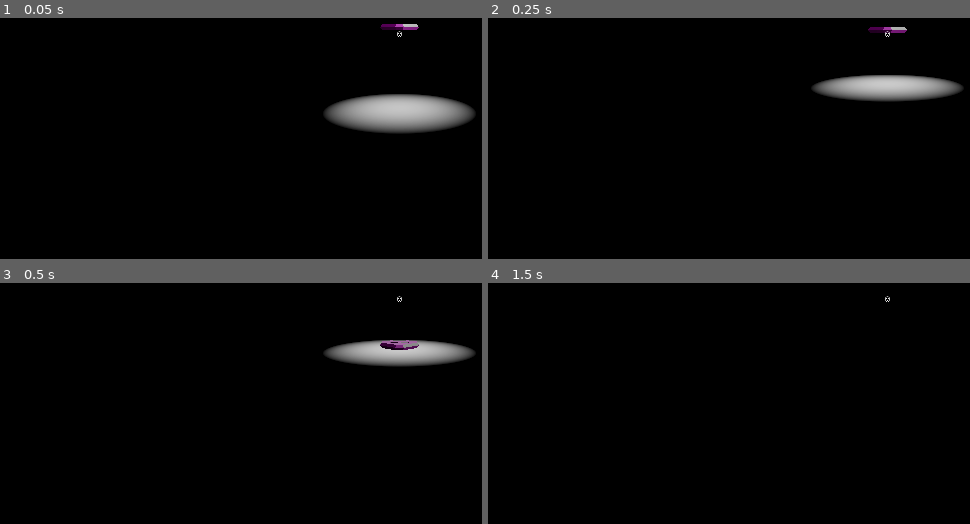
Above: before the commit, frames 1-4 (two rows, left to right).
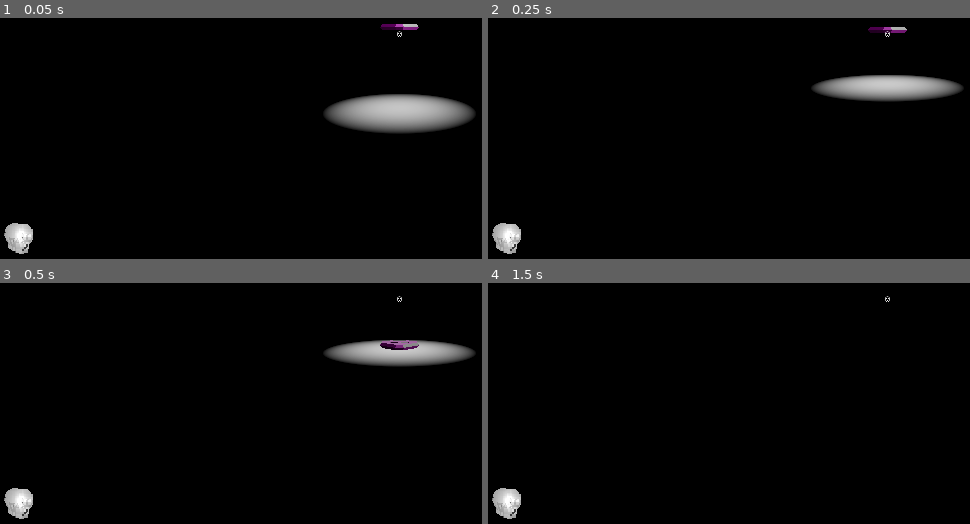
Above: after the commit, the same moments.

Repository: NykolaR/GGJ2026
Game: Godot game, scene res://scenes/debug/debug.tscn
The game is run twice, just before and just after one commit, with the same random seed, the same clock (stepped at 60 frames per second) and the same inputs.
Inputs (mouse positions are in pixels of both pictures, inside the frame that each line leads up to):
- Up to frame 1 (0.05 s): no input
- Up to frame 2 (0.25 s): no input
- Up to frame 3 (0.5 s): no input
- Up to frame 4 (1.5 s): tap Enter (ui_accept) at 0.5, 0.77, 1.25 s; move the mouse to (931, 297) at 0.52 s; press the mouse at (931, 297) at 0.53 s; hold W (move_up) from 0.53 s (still down); move the mouse to (849, 302) at 1.27 s; release the mouse at (849, 302) at 1.28 s; click (849, 302) at 1.35 s

The runs differ from the first frame. In frame 1, 0.6% of the frame differs, in the area x 0-7%, y 85-98%; in frame 2, 0.6%; in frame 3, 0.6%; in frame 4, 0.6%.

Commit message:
player health start

Diff:
--- a/ggj-2026/scenes/enemy/chasing_enemy/chasing_enemy.gd
+++ b/ggj-2026/scenes/enemy/chasing_enemy/chasing_enemy.gd
@@ -1,4 +1,6 @@
 extends "res://scenes/enemy/enemy.gd"
+
+const Player: GDScript = preload("res://scenes/player/player.gd")
 
 @export var speed: float = 0.04
 @export var steer_speed: float = 0.03
@@ -12,3 +14,9 @@
 		global_basis = global_basis.slerp(nt.basis, rate)
 
 	global_position += global_basis.z * -speed
+
+
+func _on_body_entered(body: Node3D) -> void:
+	if body is Player:
+		body.health -= 1
+		death()
--- a/ggj-2026/scenes/enemy/chasing_enemy/chasing_enemy.tscn
+++ b/ggj-2026/scenes/enemy/chasing_enemy/chasing_enemy.tscn
@@ -12,3 +12,5 @@
 
 [node name="MaskBaseHeart" parent="." index="1" unique_id=1027750743 instance=ExtResource("3_gmljo")]
 transform = Transform3D(0.2, 0, 0, 0, 0.2, 0, 0, 0, 0.2, 0, 0, 0)
+
+[connection signal="body_entered" from="." to="." method="_on_body_entered"]
--- a/ggj-2026/scenes/player/player.gd
+++ b/ggj-2026/scenes/player/player.gd
@@ -10,7 +10,7 @@
 const SPEED = 5.0
 const JUMP_VELOCITY = 4.5
 
-var health: int = 10
+var health: int = 10: set = set_health
 
 var baked_gun: Helper.GUNS = Helper.GUNS.NONE
 var baked_gun_level: int = 0
@@ -118,3 +118,13 @@
 		gun = body.base.type
 		body.pick_up_mask()
 		body.queue_free()
+
+
+func fuse_mask() -> void:
+	pass
+
+
+func set_health(new: int) -> void:
+	health = new
+	if health <= 0:
+		queue_free()
--- a/ggj-2026/scenes/player/player.tscn
+++ b/ggj-2026/scenes/player/player.tscn
@@ -6,6 +6,7 @@
 [ext_resource type="Shader" uid="uid://bf64br441qj8r" path="res://ursc/spatial/standard/standard_opaque.gdshader" id="4_75vfm"]
 [ext_resource type="Texture2D" uid="uid://cmih2cv56laqg" path="res://assets/textures/arm.png" id="5_0owmy"]
 [ext_resource type="Texture2D" uid="uid://d3xymnflgx3t4" path="res://assets/textures/mask.png" id="6_75vfm"]
+[ext_resource type="PackedScene" uid="uid://0lx0t2gql54d" path="res://assets/models/skull-shape.glb" id="7_0owmy"]
 
 [sub_resource type="SphereShape3D" id="SphereShape3D_dovo2"]
 radius = 0.2
@@ -89,6 +90,14 @@
 [sub_resource type="SphereShape3D" id="SphereShape3D_75vfm"]
 radius = 0.15
 
+[sub_resource type="Environment" id="Environment_qek5x"]
+
+[sub_resource type="World3D" id="World3D_5gtgg"]
+environment = SubResource("Environment_qek5x")
+
+[sub_resource type="ViewportTexture" id="ViewportTexture_h17s1"]
+viewport_path = NodePath("FaceCam")
+
 [node name="Player" type="CharacterBody3D" unique_id=1786887011 node_paths=PackedStringArray("camera")]
 collision_layer = 2
 script = ExtResource("1_8afob")
@@ -107,7 +116,7 @@
 [node name="hand" parent="RotY/RotX" unique_id=431467505 instance=ExtResource("3_p47bc")]
 transform = Transform3D(1, 0, 0, 0, 1, 0, 0, 0, 1, 0.20633817, -0.16909224, -5.9604645e-08)
 
-[node name="Skeleton3D" parent="RotY/RotX/hand/Arm-Armature" parent_id_path=PackedInt32Array(431467505, 1358882398) index="0" unique_id=1980827285]
+[node name="Skeleton3D" parent="RotY/RotX/hand/Arm-Armature" parent_id_path=PackedInt32Array(431467505, 718796287) index="0" unique_id=282466003]
 bones/0/rotation = Quaternion(-0.7071068, 0, 0, 0.7071068)
 bones/1/rotation = Quaternion(-0.5646381, -0.024727734, -0.0163793, 0.8248055)
 bones/2/rotation = Quaternion(-0.06566717, 0.002948672, 0.16091341, 0.9847772)
@@ -119,7 +128,7 @@
 bones/8/rotation = Quaternion(-0.057419002, -0.03199888, -0.38058823, 0.9224055)
 bones/9/rotation = Quaternion(-0.080858044, -0.05592866, 0.3604001, 0.92760223)
 
-[node name="Arm" parent="RotY/RotX/hand/Arm-Armature/Skeleton3D" index="0" unique_id=2114118338]
+[node name="Arm" parent="RotY/RotX/hand/Arm-Armature/Skeleton3D" index="0" unique_id=1305126404]
 surface_material_override/0 = SubResource("ShaderMaterial_qek5x")
 
 [node name="PistolBulletSpawn" type="Node3D" parent="RotY/RotX/hand/Arm-Armature/Skeleton3D/Arm" index="0" unique_id=357589825]
@@ -211,7 +220,51 @@
 [node name="CollisionShape3D" type="CollisionShape3D" parent="Mask" unique_id=615846680]
 shape = SubResource("SphereShape3D_75vfm")
 
+[node name="FaceCam" type="SubViewport" parent="." unique_id=1775839532]
+own_world_3d = true
+world_3d = SubResource("World3D_5gtgg")
+transparent_bg = true
+size = Vector2i(64, 64)
+render_target_update_mode = 4
+
+[node name="skull-shape" parent="FaceCam" unique_id=847401797 instance=ExtResource("7_0owmy")]
+transform = Transform3D(-0.1755249, 0.02842266, -0.16119292, 0, 0.23635384, 0.04167556, 0.16367957, 0.030479578, -0.17285828, -0.215, 0, 0)
+
+[node name="skull" parent="FaceCam/skull-shape" index="0" unique_id=2117386205]
+surface_material_override/0 = SubResource("ShaderMaterial_qek5x")
+
+[node name="butterfly" parent="FaceCam/skull-shape" index="1" unique_id=455940853]
+visible = false
+
+[node name="diamond" parent="FaceCam/skull-shape" index="2" unique_id=1858517324]
+visible = false
+
+[node name="goblin" parent="FaceCam/skull-shape" index="3" unique_id=1381764267]
+visible = false
+
+[node name="heart" parent="FaceCam/skull-shape" index="4" unique_id=530190701]
+visible = false
+
+[node name="Camera3D" type="Camera3D" parent="FaceCam" unique_id=699761584]
+transform = Transform3D(1, 0, 0, 0, 1, 0, 0, 0, 1, -0.135, 0, 1.15)
+fov = 40.0
+
+[node name="OmniLight3D" type="OmniLight3D" parent="FaceCam" unique_id=1665919593]
+transform = Transform3D(1, 0, 0, 0, 1, 0, 0, 0, 1, -0.155, 0, 0.33)
+omni_attenuation = 0.495
+
+[node name="FaceCamVP" type="TextureRect" parent="." unique_id=892728549]
+texture_filter = 1
+anchors_preset = 2
+anchor_top = 1.0
+anchor_bottom = 1.0
+offset_top = -40.0
+offset_right = 40.0
+grow_vertical = 0
+texture = SubResource("ViewportTexture_h17s1")
+
 [connection signal="animation_started" from="AnimationTree" to="." method="_on_animation_tree_animation_started"]
 [connection signal="body_entered" from="Mask" to="." method="_on_mask_body_entered"]
 
 [editable path="RotY/RotX/hand"]
+[editable path="FaceCam/skull-shape"]
